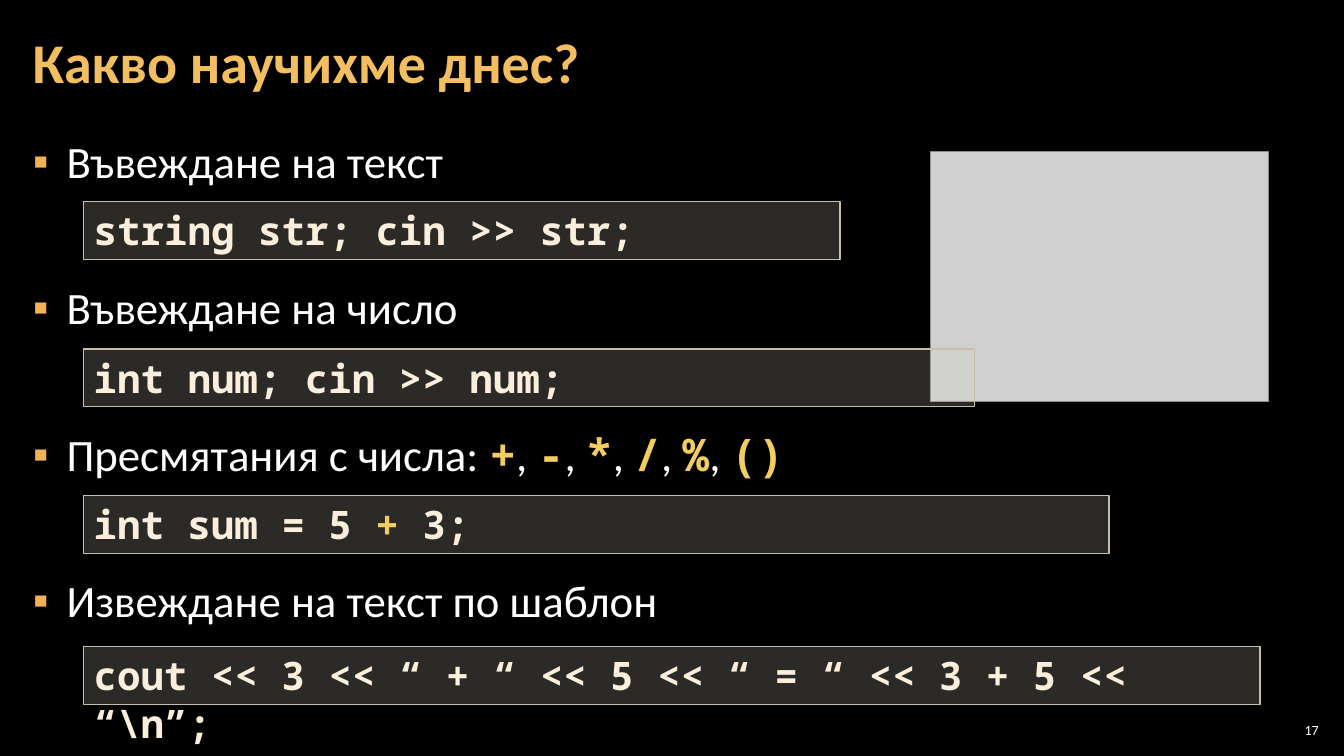
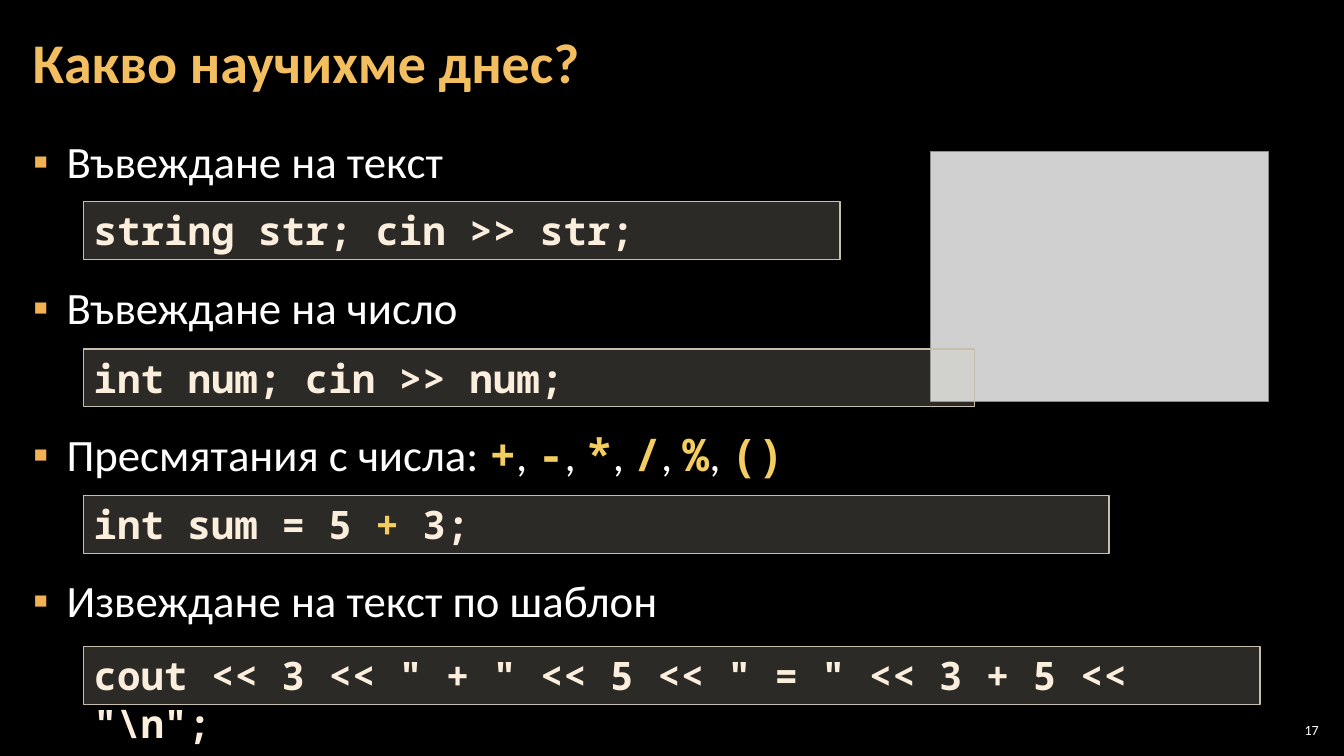
Before and after one commit to Software-University/C-plus-plus, a slide deck: slide 17 of 2. Simple-Calculations/2. Simple-Calculations.pptx. Drawn at 1344x756 pixels with LibreOffice and Linux fonts; fonts in the diff are those of the drawing; grey boxes stand for pictures; background and template pictures are left out. Boxes give left, top, right and bottom in pixels: in the first picture for what was removed or moved away, otherwise in the second. Text is boxed around its words. In the diff, an @@ line names an element or a change of style, - is before the commit and + after.

```diff
--- a/2. Simple-Calculations/2. Simple-Calculations.pptx
+++ b/2. Simple-Calculations/2. Simple-Calculations.pptx
@@ text in rectangle at <box>94,661,1057,744</box>: text changed @@
-cout << 3 << “ + “ << 5 << “ = “ << 3 + 5 << “\n”;
+cout << 3 << " + " << 5 << " = " << 3 + 5 << "\n";
```
Also in this commit, not shown: 10 other slides changed, 5 other files.
